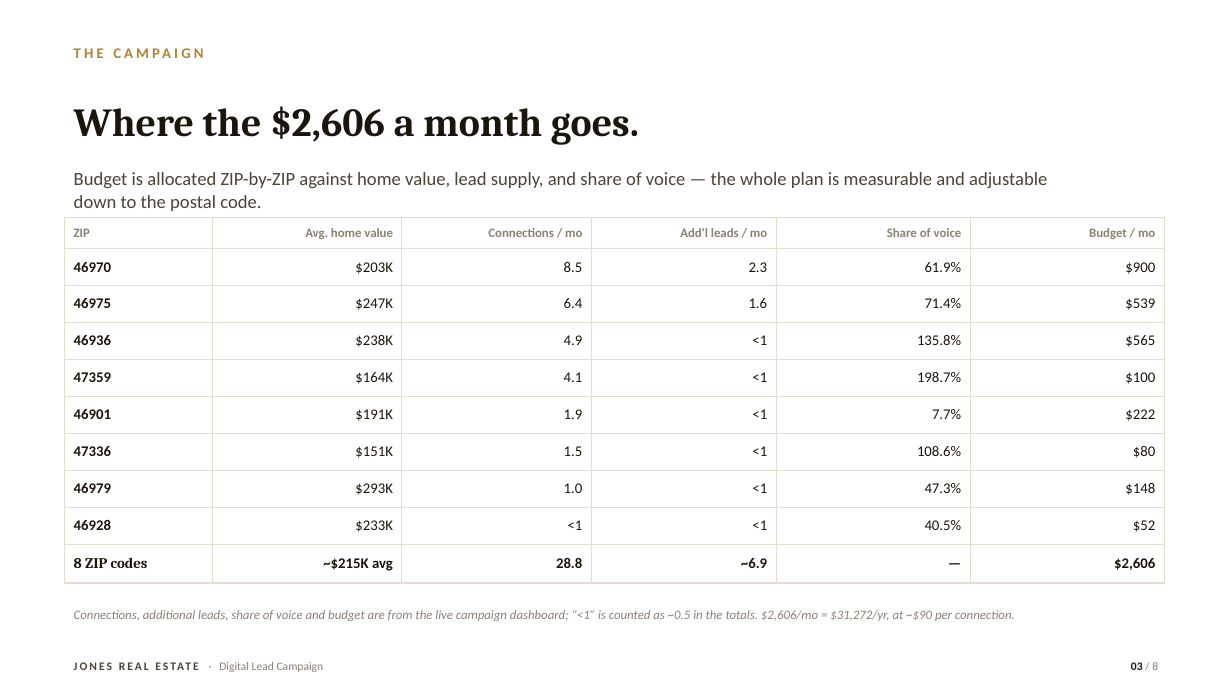
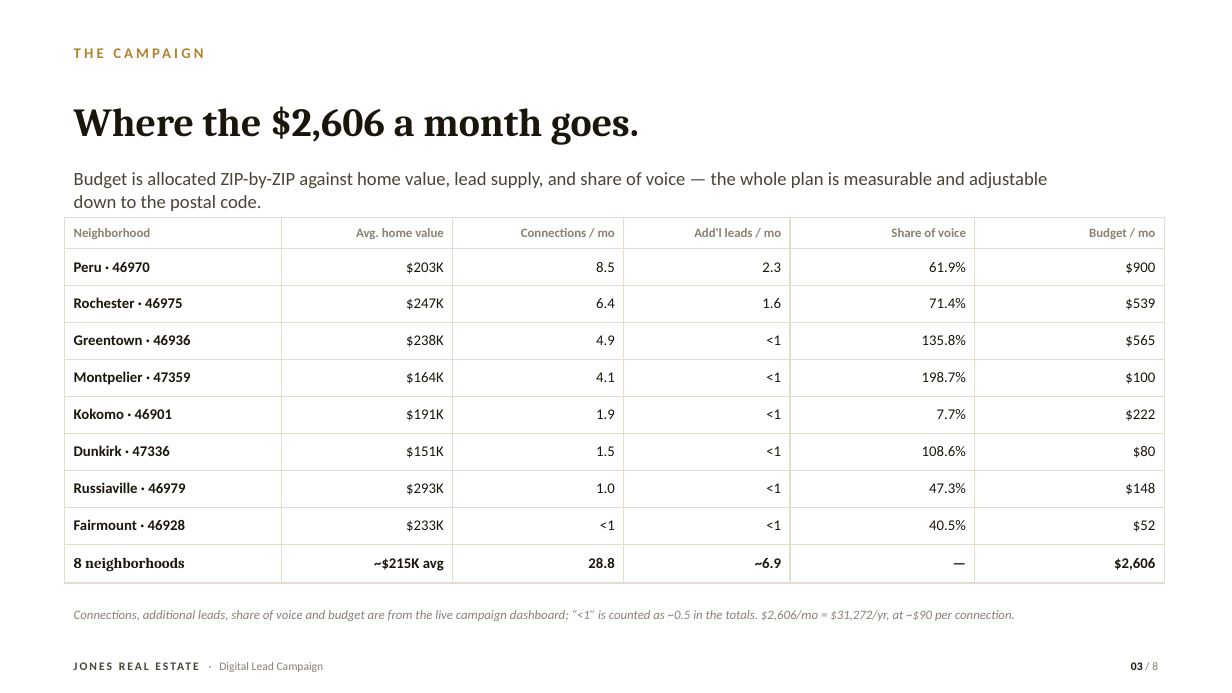
Before and after one commit to NomadRN13/Cortana, a slide deck: slide 3 of presentations/Digital-Lead-Campaign.pptx. Drawn at 1232x693 pixels with LibreOffice and Linux fonts; fonts in the diff are those of the drawing. Boxes give left, top, right and bottom in pixels: in the first picture for what was removed or moved away, otherwise in the second. Text is boxed around its words. In the diff, an @@ line names an element or a change of style, - is before the commit and + after.

```diff
--- a/presentations/Digital-Lead-Campaign.pptx
+++ b/presentations/Digital-Lead-Campaign.pptx
@@ table at bbox=[65, 217, 1165, 576] @@
-row 1, column 1: ZIP
+row 1, column 1: Neighborhood
-row 2, column 1: 46970
+row 2, column 1: Peru · 46970
-row 3, column 1: 46975
+row 3, column 1: Rochester · 46975
-row 4, column 1: 46936
+row 4, column 1: Greentown · 46936
-row 5, column 1: 47359
+row 5, column 1: Montpelier · 47359
-row 6, column 1: 46901
+row 6, column 1: Kokomo · 46901
-row 7, column 1: 47336
+row 7, column 1: Dunkirk · 47336
-row 8, column 1: 46979
+row 8, column 1: Russiaville · 46979
-row 9, column 1: 46928
+row 9, column 1: Fairmount · 46928
-row 10, column 1: 8 ZIP codes
+row 10, column 1: 8 neighborhoods
```
Also in this commit, not shown: 3 other slides changed, 1 other file.
